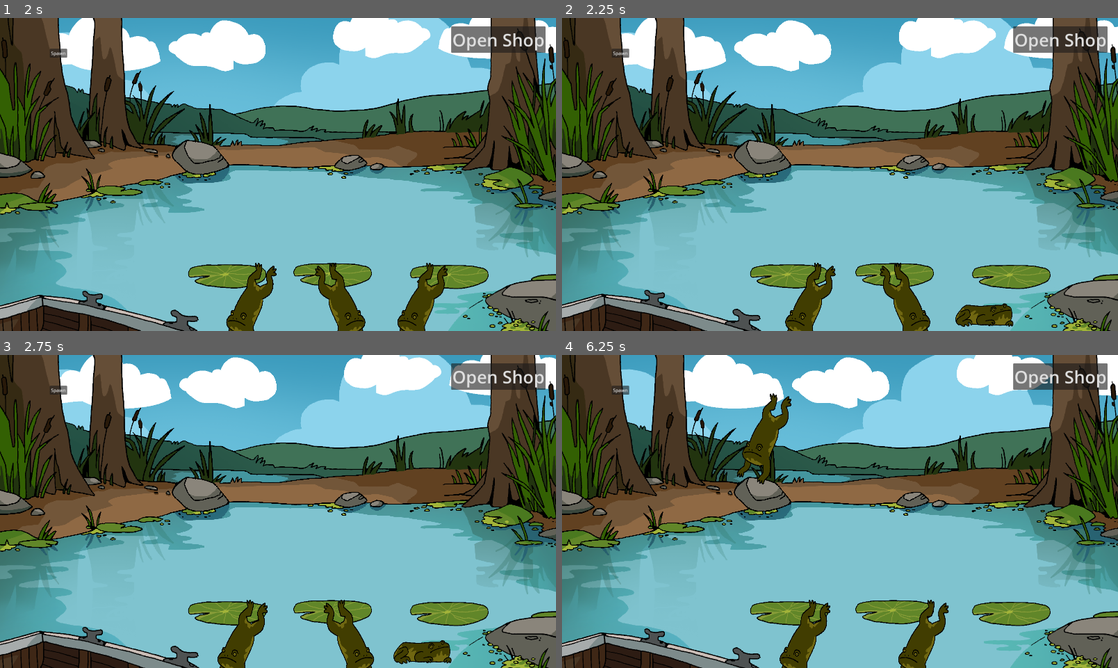
Above: before the commit, frames 1-4 (two rows, left to right).
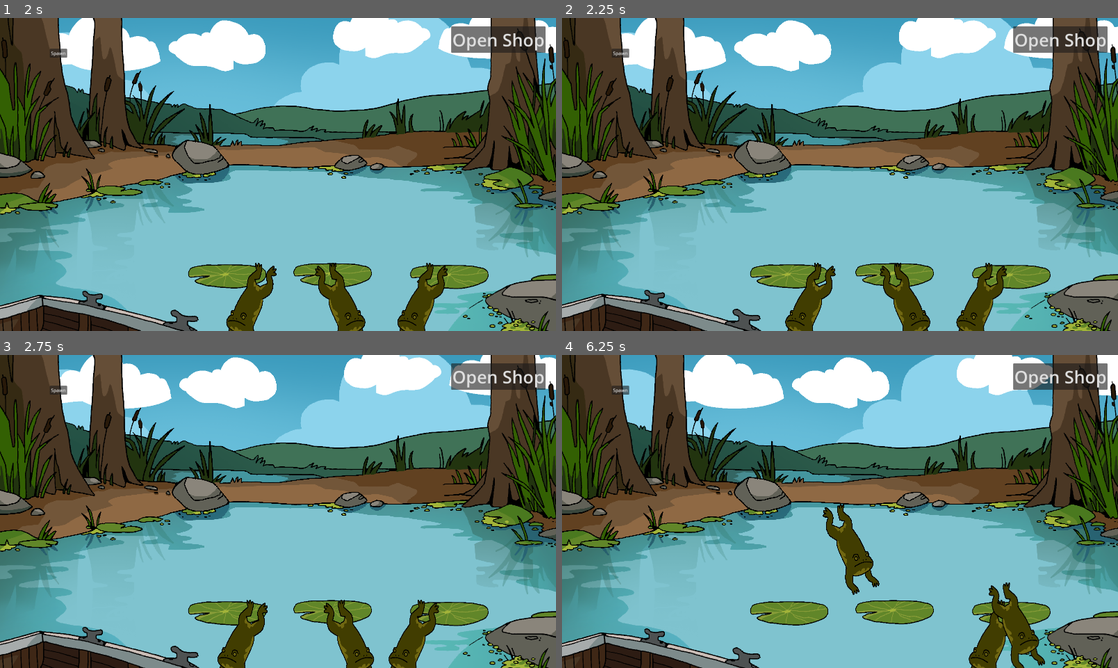
Above: after the commit, the same moments.

Repository: NotTom31/FroggeeToadems
Game: Godot game, scene res://Scenes/UI/MainMenu.tscn
Same seed, same stepped clock (60 frames per second), same inputs: the game is played once before the commit and once after it.
Inputs (mouse positions are in pixels of both pictures, inside the frame that each line leads up to):
- Up to frame 1 (2 s): click "Start" at 0.5 s; move the mouse to (428, 274) at 1.27 s; hold Right (ui_right) from 1.28 s (still down); click (428, 274) at 1.42 s; tap Up (ui_up) at 1.52 s
- Up to frame 2 (2.25 s): keep holding Right (ui_right); move the mouse to (984, 315) at 2.02 s; click (984, 315) at 2.17 s
- Up to frame 3 (2.75 s): keep holding Right (ui_right); tap Up (ui_up) at 2.27 s
- Up to frame 4 (6.25 s): move the mouse to (801, 655) at 2.77 s; release Right (ui_right) at 2.78 s; hold Left (ui_left) 2.78-3.53 s; click (801, 655) at 2.92 s; move the mouse to (801, 652) at 3.52 s; hold Right (ui_right) 3.53-5.03 s; click (801, 652) at 3.67 s; tap Up (ui_up) at 3.77, 4.52, 5.27 s; move the mouse to (923, 549) at 4.27 s; click (923, 549) at 4.42 s; move the mouse to (923, 549) at 5.02 s; hold Left (ui_left) 5.03-5.78 s; click (923, 549) at 5.17 s; move the mouse to (867, 511) at 5.77 s; hold Right (ui_right) from 5.78 s (still down); click (867, 511) at 5.92 s

Frame 1 is identical in both runs. In frame 2, 1.1% of the frame differs, in the area x 70-82%, y 78-100%; in frame 3, 1.2%; in frame 4, 5.9%, in the area x 31-87%, y 12-100%.
Error after the commit: Invalid access to property or key 'state' on a base object of type 'Nil'. (res://Scenes/lillypad.gd:26)

Commit message:
you can now explode frogs off of lillypads

Diff:
--- a/Code/FrogLogic/FrogStates/FrogStacked.gd
+++ b/Code/FrogLogic/FrogStates/FrogStacked.gd
@@ -9,7 +9,10 @@
 	set_random_blink_timer()
 
 func Exit():
-	pass
+	var fs : FrogSlot = $"../..".slot_beneath
+	if fs != null:
+		fs.inhabitant = null
+	$"../..".slot_beneath = null
 
 func set_random_blink_timer():
 	blink_timer = randf_range(3, 8)
--- a/Code/FrogLogic/FrogTypes/basic_frog.gd
+++ b/Code/FrogLogic/FrogTypes/basic_frog.gd
@@ -4,6 +4,7 @@
 @export var gravity := 980.0
 @export var type : MagicManager.FrogType
 
+var lvl_manager : LevelManager
 var StateMachine
 var selected = false
 var mouse_velocity = Vector2()  # To track mouse movement velocity
@@ -56,15 +57,22 @@
 
 func _on_area_2d_input_event(_viewport: Node, event: InputEvent, _shape_idx: int) -> void:
 	if event is InputEventMouseButton and event.button_index == MOUSE_BUTTON_LEFT and event.pressed:
-		if not selected:
-			selected = true
-			Transitioned.emit("FrogHold")
-			collision_layer = 0
-			velocity = Vector2.ZERO
-			assign_to_slot(null)
-		else:
-			selected = false
-			frog_deselected.emit(self, global_position)
+		if lvl_manager.state == LevelManager.ClickState.DEFAULT:
+			if not selected:
+				selected = true
+				Transitioned.emit("FrogHold")
+				collision_layer = 0
+				velocity = Vector2.ZERO
+				assign_to_slot(null)
+			else:
+				selected = false
+				frog_deselected.emit(self, global_position)
+		elif lvl_manager.state == LevelManager.ClickState.WAND:
+			var lil = find_lillypad_below()
+			if lil != null:
+				lil.check_for_magic()
+				lil.fountain()
+
 	#else:
 	#		selected = false
 	#		collision_layer = original_layer
@@ -99,6 +107,9 @@
 func transition_to_swim():
 	Transitioned.emit("FrogSwim")
 
+func transition_to_jump():
+	Transitioned.emit("FrogJump")
+
 func _physics_process(delta: float):
 	# Apply gravity to velocity
 	velocity.y += gravity * delta
@@ -126,3 +137,13 @@
 
 func get_head_slot() -> FrogSlot:
 	return $SlotOnHead
+
+func find_lillypad_below() -> FrogSlot:
+	return null #TODO
+
+# causes this frog and all frogs standing on it to explode into a frog fountain
+func fountain() -> void:
+	var neighbor : BasicFrog = $SlotOnHead.inhabitant
+	if neighbor != null:
+		neighbor.fountain()
+	transition_to_jump()
--- a/Code/Managers/LevelManager.gd
+++ b/Code/Managers/LevelManager.gd
@@ -1,6 +1,8 @@
 class_name LevelManager extends Node2D
 
 @export var frog_slots : Array[FrogSlot] = []
+var state : ClickState = ClickState.DEFAULT
+enum ClickState { DEFAULT, WAND }
 
 func _ready() -> void:
 	pass
@@ -12,7 +14,7 @@
 	frog_slots.erase(slot)
 
 func closest_open_frog_slot(pos : Vector2) -> FrogSlot:
-	var distance = 100
+	var distance = 150
 	var result : FrogSlot = null
 	for fs in frog_slots:
 		if (not fs.is_open()):
@@ -34,7 +36,16 @@
 	frog.assign_to_slot(slot)
 	frog.snap_to_slot(slot)
 
-
 func _on_frog_spawner_spawned_frog(frog: BasicFrog) -> void:
 	add_frog_slot(frog.get_head_slot())
 	frog.frog_deselected.connect(self._on_frog_deselected)
+	frog.lvl_manager = self
+
+func set_state(s: ClickState) -> void:
+	state = s
+
+func _on_wand_button_pressed() -> void:
+	if state == ClickState.WAND:
+		state = ClickState.DEFAULT
+	else:
+		state = ClickState.WAND
--- a/Scenes/Levels/Test/Main-Scene-Evan.tscn
+++ b/Scenes/Levels/Test/Main-Scene-Evan.tscn
@@ -6,6 +6,7 @@
 [ext_resource type="PackedScene" uid="uid://cv05e0eutaagt" path="res://Scenes/UI/spawn_frog_ui.tscn" id="4_sfsj8"]
 [ext_resource type="PackedScene" uid="uid://c4oeq4iblkrbg" path="res://Scenes/Frogs/frog_spawner.tscn" id="5_xmpy1"]
 [ext_resource type="PackedScene" uid="uid://mv06512gy8op" path="res://Scenes/lillypad.tscn" id="6_nu3jn"]
+[ext_resource type="PackedScene" uid="uid://dmr6oqf0ghcpp" path="res://Scenes/UI/Wand.tscn" id="8_onmxr"]
 [ext_resource type="PackedScene" uid="uid://d3r6wmwxqowp4" path="res://Scenes/FrogDetectionArea.tscn" id="8_yx1j8"]
 
 [node name="LevelManager" type="Node2D" node_paths=PackedStringArray("frog_slots")]
@@ -33,24 +34,35 @@
 
 [node name="Lillypads" type="Node2D" parent="."]
 
-[node name="Lillypad" parent="Lillypads" instance=ExtResource("6_nu3jn")]
+[node name="Lillypad" parent="Lillypads" node_paths=PackedStringArray("lvl_manager") instance=ExtResource("6_nu3jn")]
 position = Vector2(785, 873)
+lvl_manager = NodePath("../..")
 
-[node name="Lillypad2" parent="Lillypads" instance=ExtResource("6_nu3jn")]
+[node name="Lillypad2" parent="Lillypads" node_paths=PackedStringArray("lvl_manager") instance=ExtResource("6_nu3jn")]
 position = Vector2(1149, 869)
+lvl_manager = NodePath("../..")
 
-[node name="Lillypad3" parent="Lillypads" instance=ExtResource("6_nu3jn")]
+[node name="Lillypad3" parent="Lillypads" node_paths=PackedStringArray("lvl_manager") instance=ExtResource("6_nu3jn")]
 position = Vector2(1552, 875)
+lvl_manager = NodePath("../..")
 
 [node name="FrogDetectionArea" parent="." instance=ExtResource("8_yx1j8")]
 
 [node name="CollisionShape2D" parent="FrogDetectionArea" index="0"]
 position = Vector2(962, 1006)
 
+[node name="Wand" parent="." instance=ExtResource("8_onmxr")]
+offset_left = 1718.0
+offset_top = 143.0
+offset_right = 1718.0
+offset_bottom = 143.0
+
 [connection signal="spawned_frog" from="FrogSpawner" to="." method="_on_frog_spawner_spawned_frog"]
+[connection signal="pressed" from="Wand/Button" to="." method="_on_wand_button_pressed"]
 
 [editable path="FrogSpawner"]
 [editable path="Lillypads/Lillypad"]
 [editable path="Lillypads/Lillypad2"]
 [editable path="Lillypads/Lillypad3"]
 [editable path="FrogDetectionArea"]
+[editable path="Wand"]
--- a/Scenes/Levels/Test/Main-Scene-Tom.tscn
+++ b/Scenes/Levels/Test/Main-Scene-Tom.tscn
@@ -2,10 +2,8 @@
 
 [ext_resource type="Script" path="res://Code/Managers/LevelManager.gd" id="1_fwoa8"]
 [ext_resource type="PackedScene" uid="uid://i6igjyki2wqp" path="res://Scenes/Shop_Merchant_Placeholder/canvas_shop.tscn" id="2_llarb"]
-[ext_resource type="PackedScene" uid="uid://q2eyupn7k7l2" path="res://Scenes/Frogs/basic_frog.tscn" id="2_u2ubl"]
+[ext_resource type="PackedScene" uid="uid://q2eyupn7k7l2" path="res://Scenes/Frogs/FrogTypes/basic_frog.tscn" id="2_u2ubl"]
 [ext_resource type="PackedScene" uid="uid://d25bf5qdgn1h5" path="res://Scenes/Environment/Background.tscn" id="2_v13fq"]
-[ext_resource type="Texture2D" uid="uid://ht4x4rlup3a2" path="res://Assets/Art/Temp/swamp_firstpass.png" id="2_5w4dy"]
-[ext_resource type="PackedScene" uid="uid://q2eyupn7k7l2" path="res://Scenes/Frogs/FrogTypes/basic_frog.tscn" id="2_u2ubl"]
 [ext_resource type="PackedScene" uid="uid://mv06512gy8op" path="res://Scenes/lillypad.tscn" id="3_fwopu"]
 [ext_resource type="PackedScene" uid="uid://ceqymore53p77" path="res://Scenes/Legacy/temp_ground.tscn" id="3_iya8w"]
 [ext_resource type="PackedScene" uid="uid://cllbpv27v30g8" path="res://Scenes/Frogs/frog_slot.tscn" id="4_3nqnf"]
--- /dev/null
+++ b/Scenes/lillypad.gd
@@ -0,0 +1,32 @@
+class_name Lillypad
+extends Area2D
+
+@export var lvl_manager : LevelManager
+
+# Called when the node enters the scene tree for the first time.
+func _ready() -> void:
+	pass # Replace with function body.
+
+# Called every frame. 'delta' is the elapsed time since the previous frame.
+func _process(delta: float) -> void:
+	pass
+
+func get_held_frog_types() -> Array[MagicManager.FrogType]:
+	if $FrogSlot.inhabitant == null:
+		return []
+	else:
+		return $FrogSlot.inhabitant.get_held_frog_types()
+
+func fountain() -> void:
+	if $FrogSlot.inhabitant != null:
+		$FrogSlot.inhabitant.fountain()
+
+func _on_input_event(viewport: Node, event: InputEvent, shape_idx: int) -> void:
+	if event is InputEventMouseButton and event.button_index == MOUSE_BUTTON_LEFT and event.pressed:
+		if lvl_manager.state == LevelManager.ClickState.WAND:
+			check_for_magic()
+		fountain()
+
+func check_for_magic() -> void:
+	print("check for magic")
+	lvl_manager.set_state(LevelManager.ClickState.DEFAULT)
--- a/Scenes/lillypad.tscn
+++ b/Scenes/lillypad.tscn
@@ -1,12 +1,14 @@
-[gd_scene load_steps=4 format=3 uid="uid://mv06512gy8op"]
+[gd_scene load_steps=5 format=3 uid="uid://mv06512gy8op"]
 
+[ext_resource type="Script" path="res://Scenes/lillypad.gd" id="1_2507a"]
 [ext_resource type="Texture2D" uid="uid://b0lbm18smdd56" path="res://Assets/Art/Frogs/Lilypads/lily_01.png" id="1_thmhw"]
 [ext_resource type="PackedScene" uid="uid://cllbpv27v30g8" path="res://Scenes/Frogs/frog_slot.tscn" id="2_iavth"]
 
 [sub_resource type="RectangleShape2D" id="RectangleShape2D_r5ecp"]
-size = Vector2(262, 70)
+size = Vector2(262, 53)
 
 [node name="Lillypad" type="Area2D"]
+script = ExtResource("1_2507a")
 
 [node name="Sprite2D" type="Sprite2D" parent="."]
 scale = Vector2(0.141, 0.2)
@@ -14,8 +16,10 @@
 region_rect = Rect2(0, 256, 0, 256)
 
 [node name="CollisionShape2D" type="CollisionShape2D" parent="."]
-position = Vector2(2, 18)
+position = Vector2(2, 26.5)
 shape = SubResource("RectangleShape2D_r5ecp")
 
 [node name="FrogSlot" parent="." instance=ExtResource("2_iavth")]
 on_lillypad = true
+
+[connection signal="input_event" from="." to="." method="_on_input_event"]
Not shown: 1 places in Scenes/Levels/Test/Main-Scene-Evan.tscn that only renumber resources
